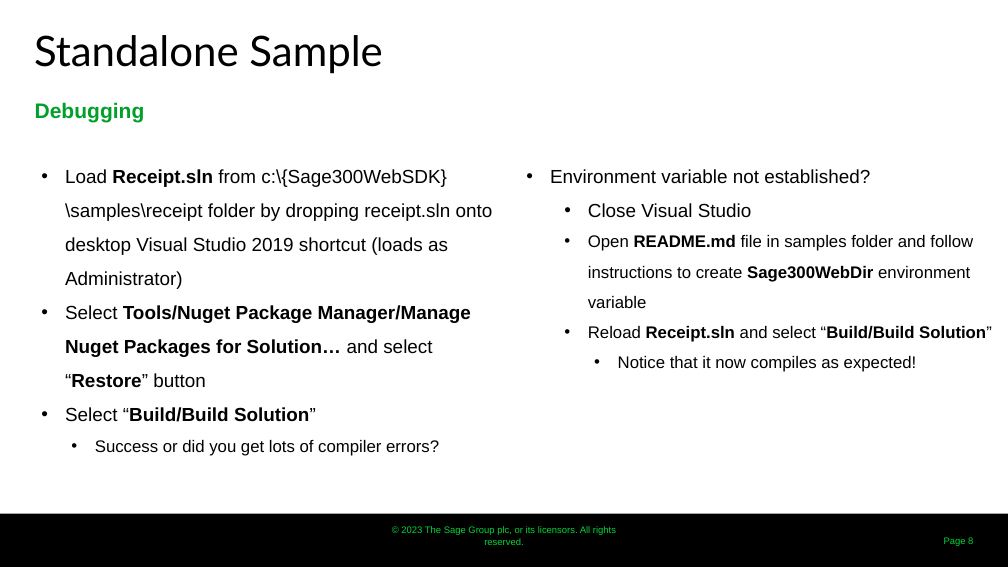
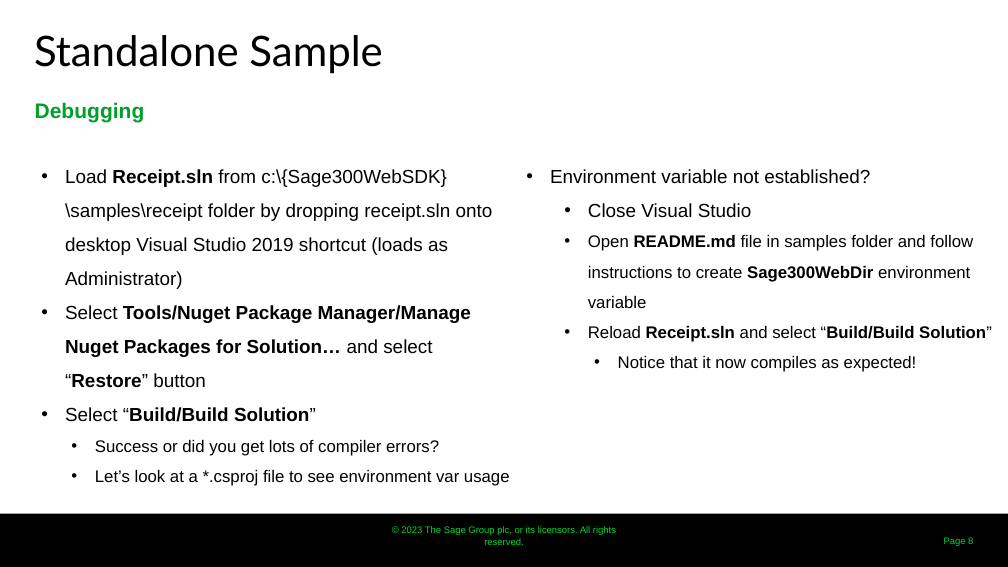
Before and after one commit to SageNADev/Sage300-SDK, a slide deck: slide 8 of docs/presentations/Sage300TechnicalSessionHandsOn.pptx. Drawn at 1008x567 pixels with LibreOffice and Linux fonts; fonts in the diff are those of the drawing; background and template pictures are left out. Boxes give left, top, right and bottom in pixels: in the first picture for what was removed or moved away, otherwise in the second. Text is boxed around its words. In the diff, an @@ line names an element or a change of style, - is before the commit and + after.

```diff
--- a/docs/presentations/Sage300TechnicalSessionHandsOn.pptx
+++ b/docs/presentations/Sage300TechnicalSessionHandsOn.pptx
@@ text at (95, 470, 510, 486): paragraph added @@
+  • Let’s look at a *.csproj file to see environment var usage
```
Also in this commit, not shown: 6 other slides changed, 2 slides added, 1 other file.
